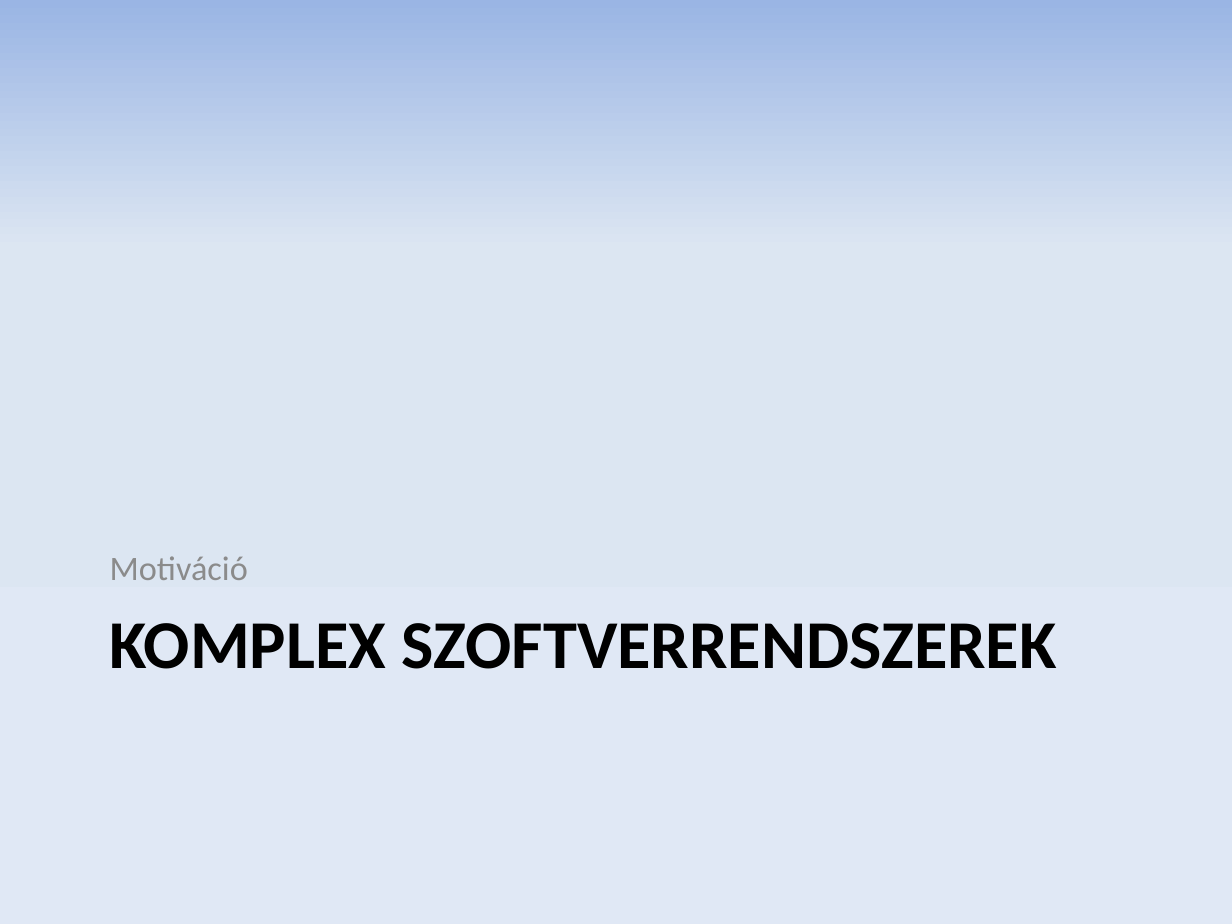
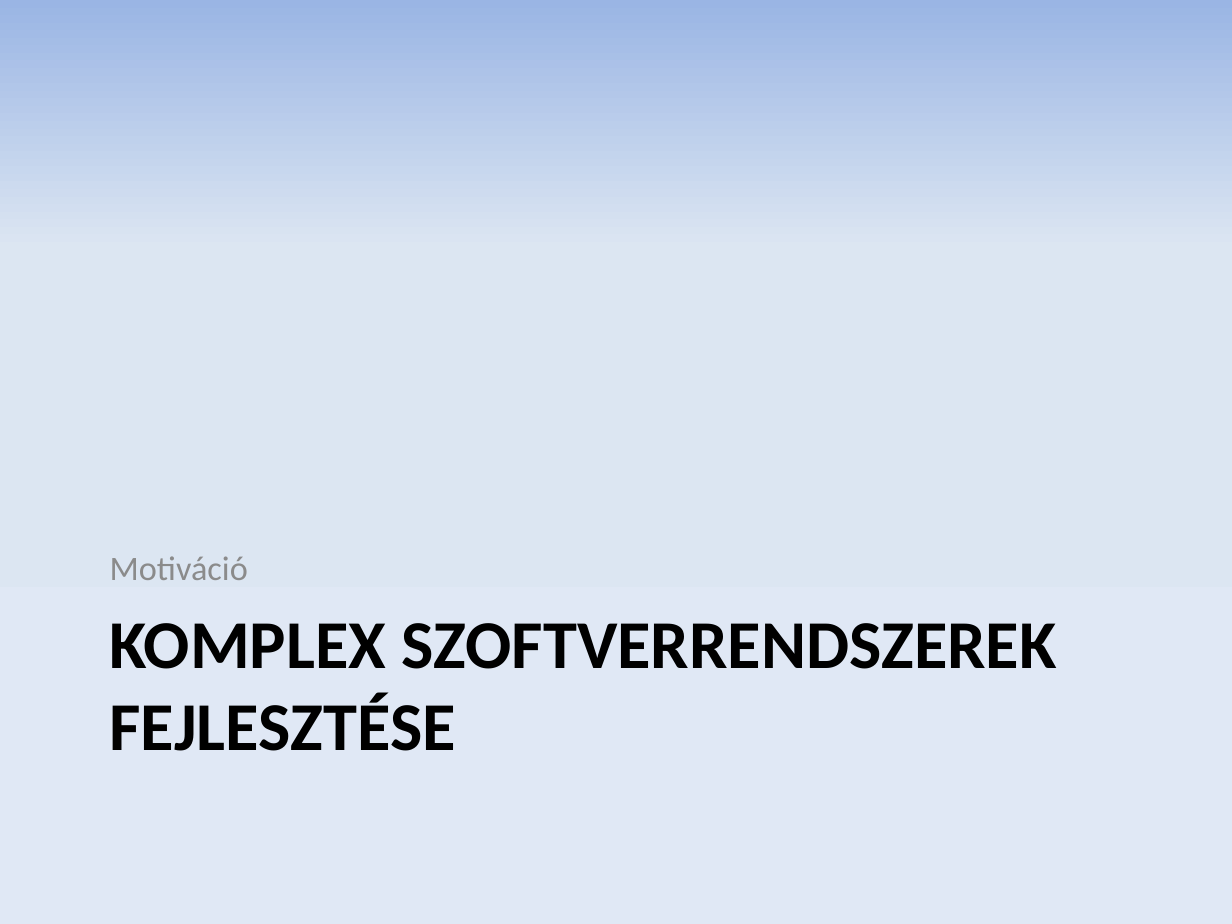
Before and after one commit to donat/incquery-deps, a slide deck: slide 2 of incquery-deps-documentation/presentation/tdk_pres_hu_v2.pptx. Drawn at 1232x924 pixels with LibreOffice and Linux fonts; fonts in the diff are those of the drawing. Boxes give left, top, right and bottom in pixels: in the first picture for what was removed or moved away, otherwise in the second. Text is boxed around its words. In the diff, an @@ line names an element or a change of style, - is before the commit and + after.

Commit message:
Typos fixed

```diff
--- a/incquery-deps-documentation/presentation/tdk_pres_hu_v2.pptx
+++ b/incquery-deps-documentation/presentation/tdk_pres_hu_v2.pptx
@@ title at [110, 623, 1057, 751]: text changed @@
-KOMPLEX SZOFTVERRENDSZEREK
+KOMPLEX SZOFTVERRENDSZEREK FEJLESZTÉSE
```
Also in this commit, not shown: 5 other slides changed.
